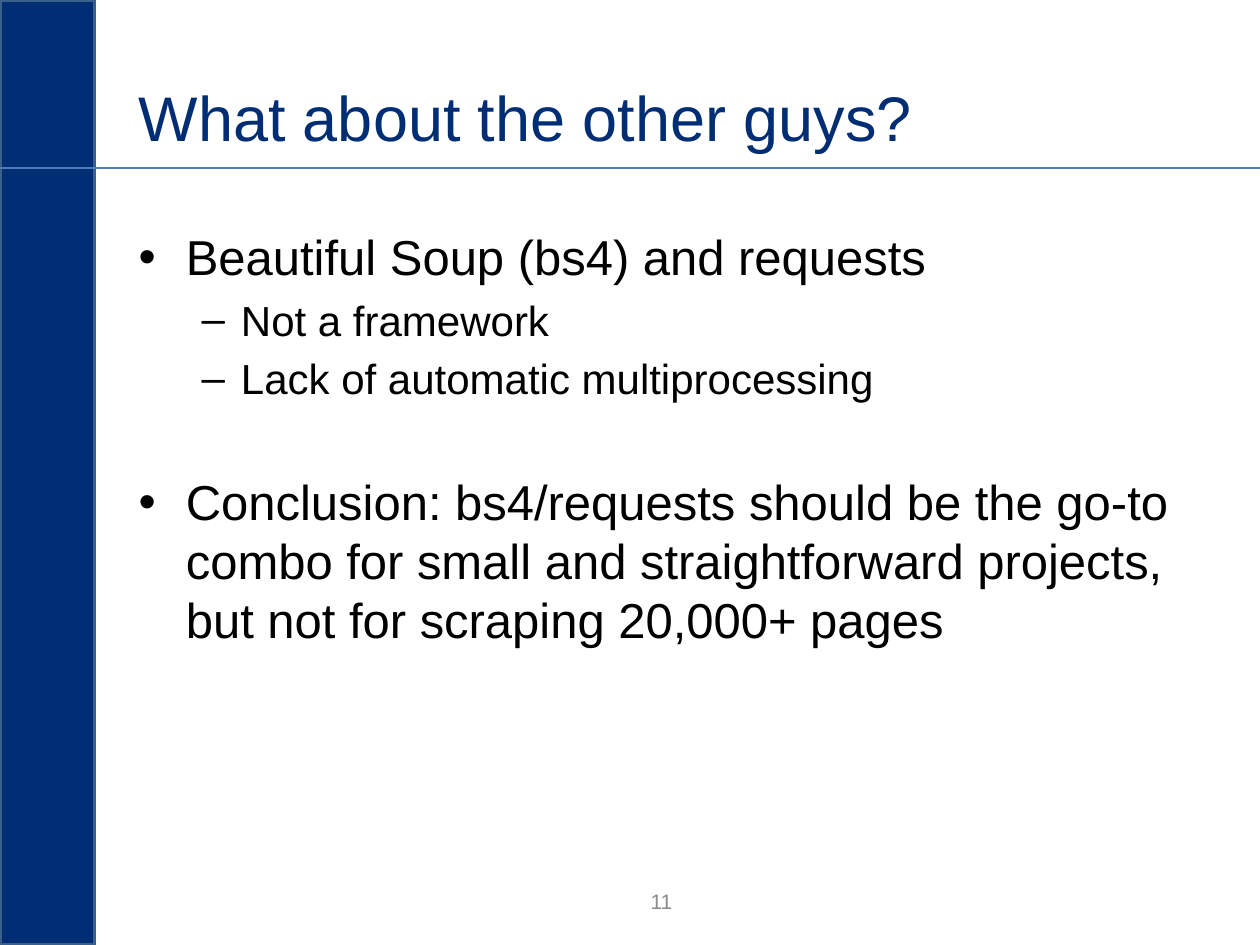
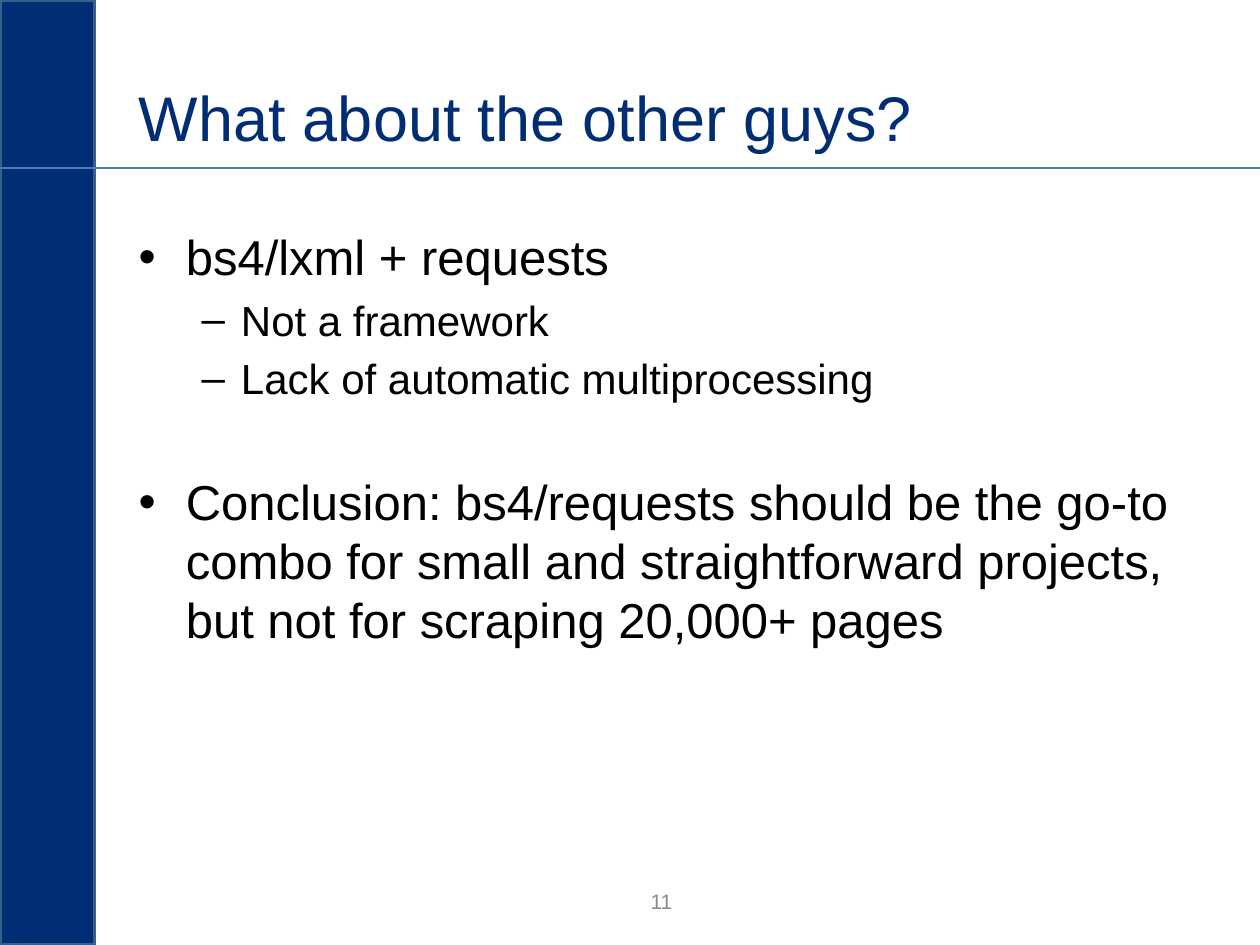
Before and after one commit to hbh3re/pitchfork, a slide deck: slide 11 of eri_slide_template.pptx. Drawn at 1260x945 pixels with LibreOffice and Linux fonts; fonts in the diff are those of the drawing; background and template pictures are left out. Boxes give left, top, right and bottom in pixels: in the first picture for what was removed or moved away, otherwise in the second. Text is boxed around its words. In the diff, an @@ line names an element or a change of style, - is before the commit and + after.

```diff
--- a/eri_slide_template.pptx
+++ b/eri_slide_template.pptx
@@ text at box(186, 239, 609, 285): text changed @@
-• Beautiful Soup (bs4) and requests
+• bs4/lxml + requests
```
Also in this commit, not shown: 5 slides added, 4 slides removed, 7 other files.
